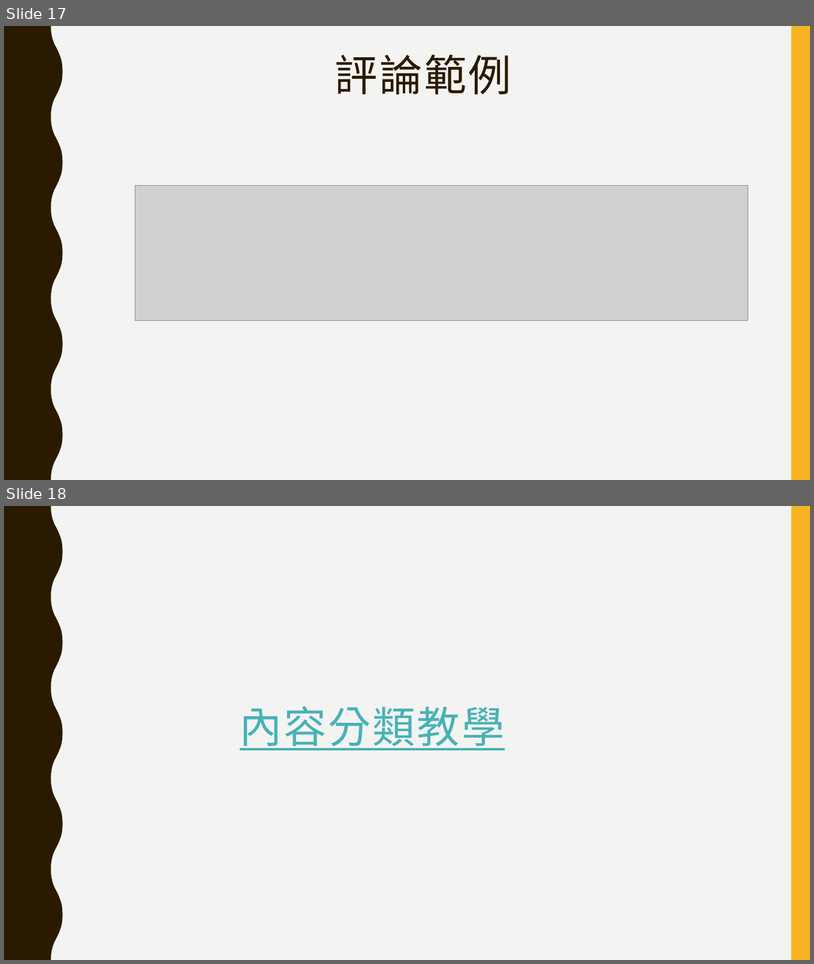
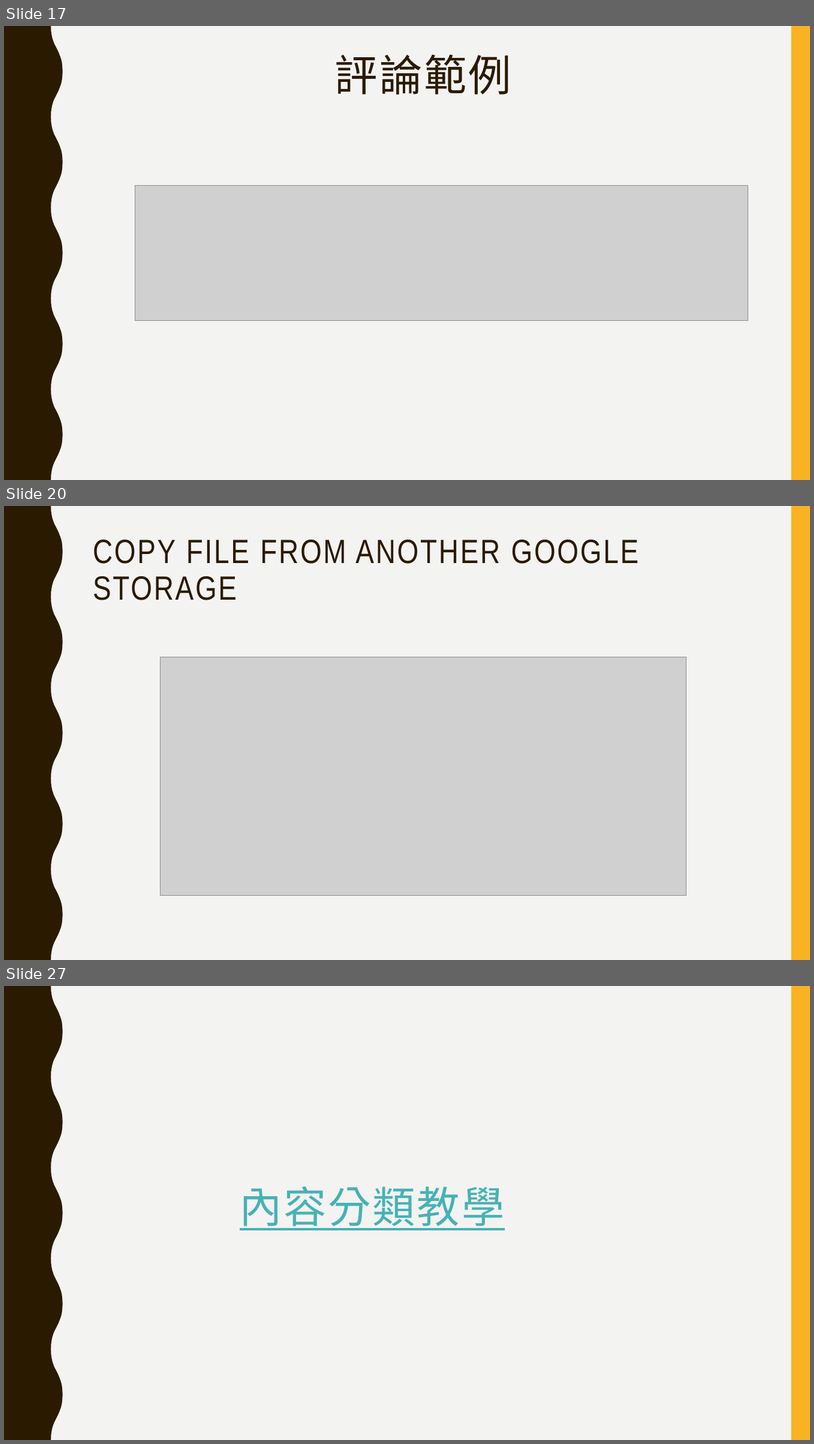
Before and after one commit to jumbokh/gcp_class, a slide deck: NLP/Natural Language API.pptx. Shown one above the other, each under a label of ours: slides 17 and 18 before the commit, slides 17, 20 and 27 after it; the slides between them are not shown. The pictures are 814x964 and 814x1444 pixels, drawn with LibreOffice and Linux fonts; fonts in the diff are those of the drawing; grey boxes stand for pictures. Boxes give left, top, right and bottom in pixels: in the first picture for what was removed or moved away, otherwise in the second. Text is boxed around its words. In the diff, an @@ line names an element or a change of style, - is before the commit and + after.

```diff
--- a/NLP/Natural Language API.pptx
+++ b/NLP/Natural Language API.pptx
@@ slide 20 added at [4, 506, 810, 960], background #F3F3F2; not listed: 2 template elements that a slide beside it also shows @@
@@ title added at [93, 540, 639, 600], 40 pt, text #2A1A00 @@
+COPY FILE FROM ANOTHER GOOGLE STORAGE
@@ picture added at [160, 657, 686, 895] @@
@@ what was slide 18 is now slide 27 @@
```
Also in this commit, not shown: 8 other slides added, 8 other files.
